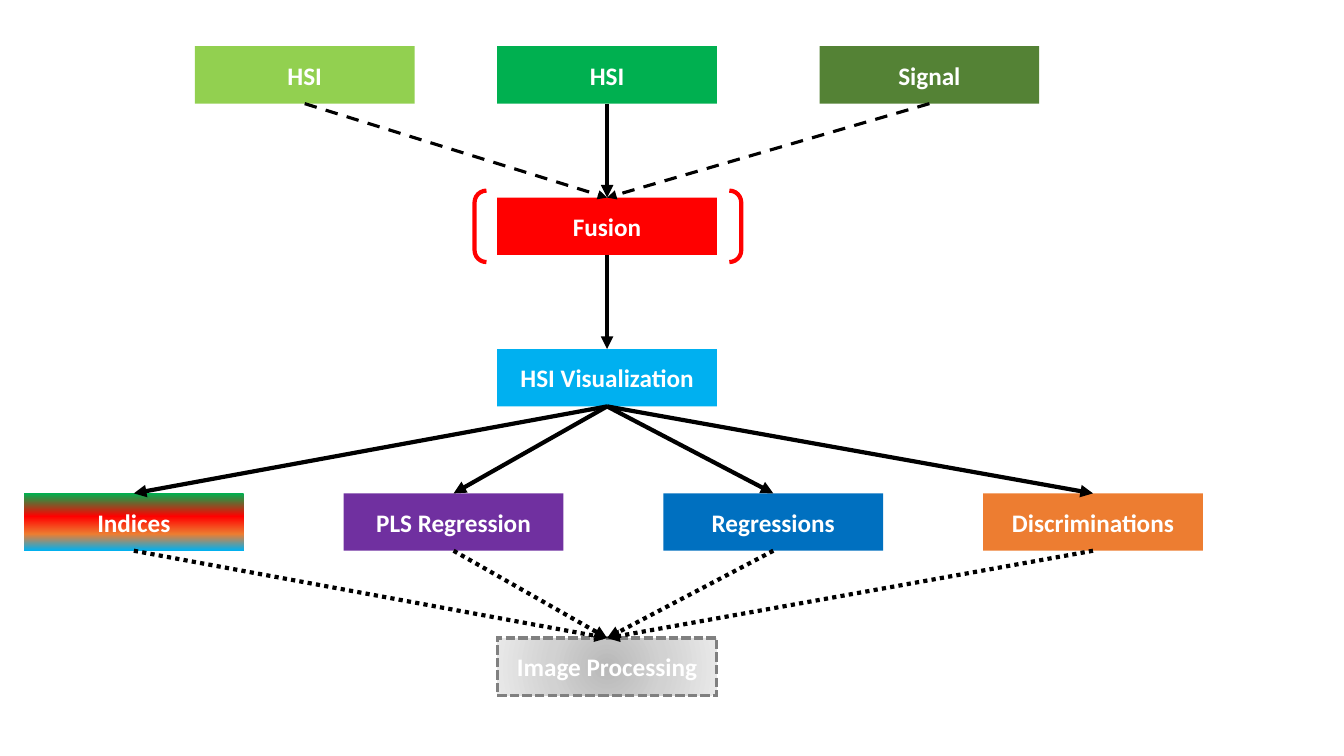
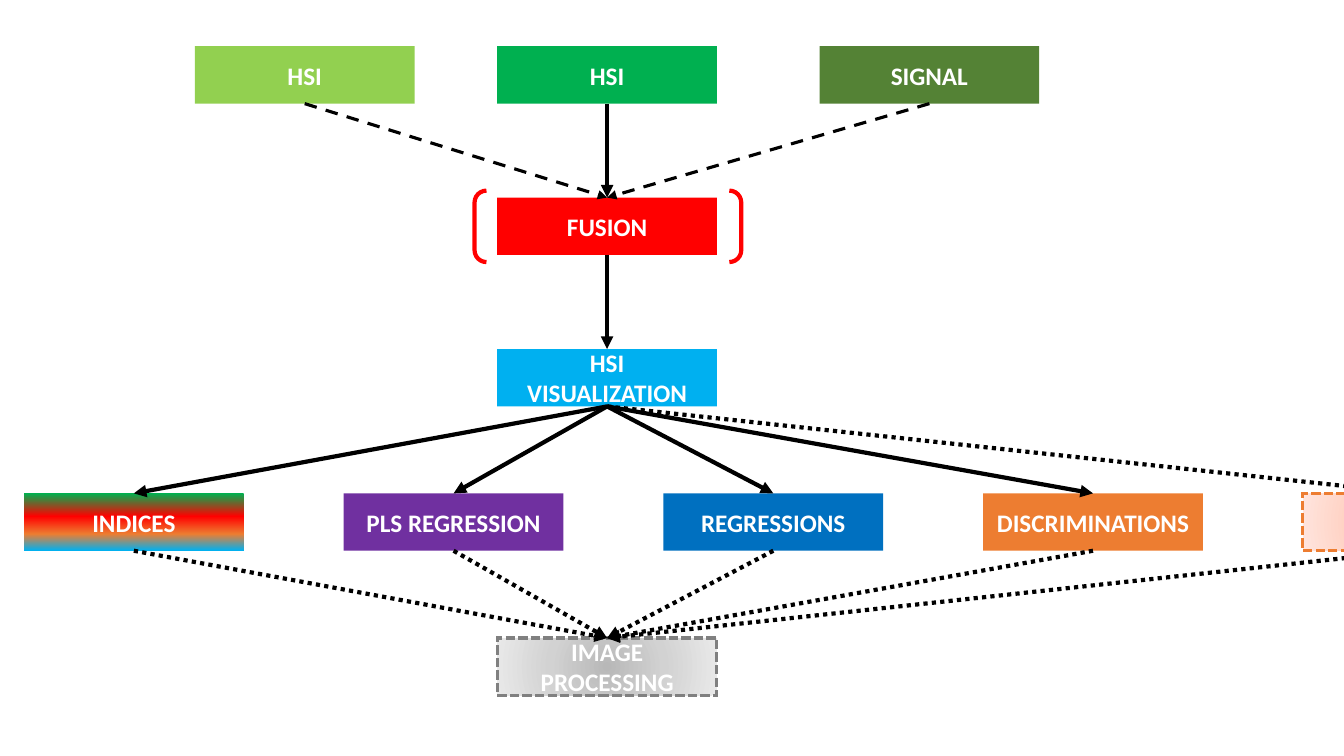
Before and after one commit to JacqKevin/JacqKevin.github.io, a slide deck: slide 1 of Matlab.pptx. Drawn at 1344x756 pixels with LibreOffice and Linux fonts; fonts in the diff are those of the drawing. Boxes give left, top, right and bottom in pixels: in the first picture for what was removed or moved away, otherwise in the second. Text is boxed around its words. In the diff, an @@ line names an element or a change of style, - is before the commit and + after.

```diff
--- a/Matlab.pptx
+++ b/Matlab.pptx
@@ text in rectangle at [891,68,968,85]: text changed @@
-Signal
+SIGNAL
@@ text in rectangle at [567,219,647,237]: text changed @@
-Fusion
+FUSION
@@ text in rectangle at [527,355,687,409]: text changed @@
-HSI Visualization
+HSI VISUALIZATION
@@ arrow added from (607, 406) to (1344, 493), #000000 3 pt dashed @@
@@ rectangle added at [1304,493,1344,551], fill gradient #FFB297 to #FFCEBF to #FFE6E0, outline #ED7D31 2.25 pt dashed, 18 pt, text #FFFFFF, bold @@
+CLUSTERING
@@ text in rectangle at [92,511,175,538]: text changed @@
-Indices
+INDICES
@@ text in rectangle at [366,515,540,532]: text changed @@
-PLS Regression
+PLS REGRESSION
@@ text in rectangle at [701,515,845,532]: text changed @@
-Regressions
+REGRESSIONS
@@ text in rectangle at [997,515,1189,532]: text changed @@
-Discriminations
+DISCRIMINATIONS
@@ arrow added from (1344, 551) to (607, 638), #000000 3 pt dashed @@
@@ text in rectangle at [541,641,674,698]: text changed @@
-Image Processing
+IMAGE PROCESSING
```
